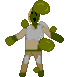
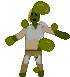
Two versions of the same layered image (70 × 77). Layer-by-layer changes:
renamed "Paint Layer 1" to "Background", painted on it over [21, 0, 70, 72]
removed layer "Paint Layer 2" over [21, 0, 70, 72]
